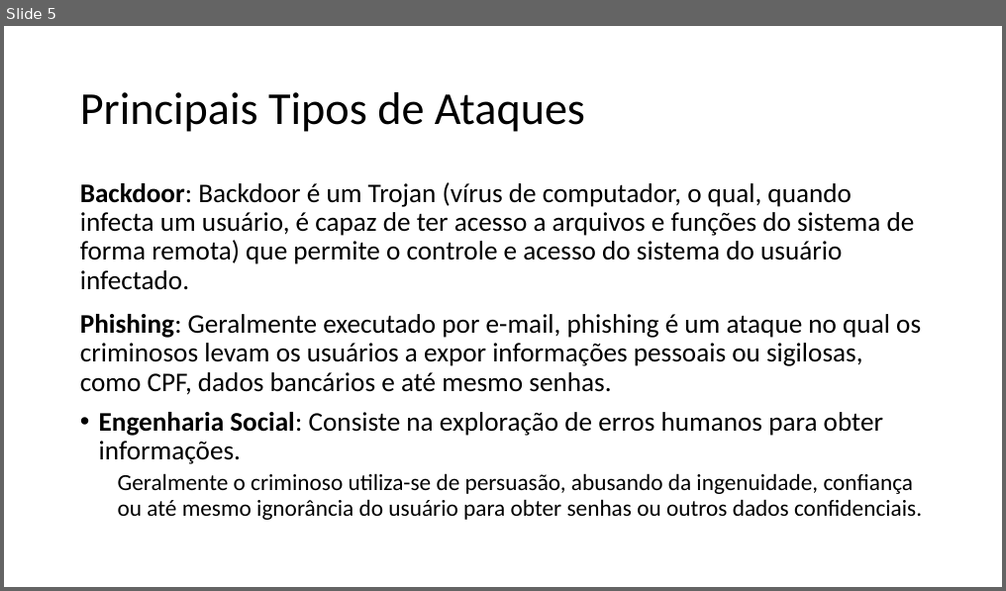
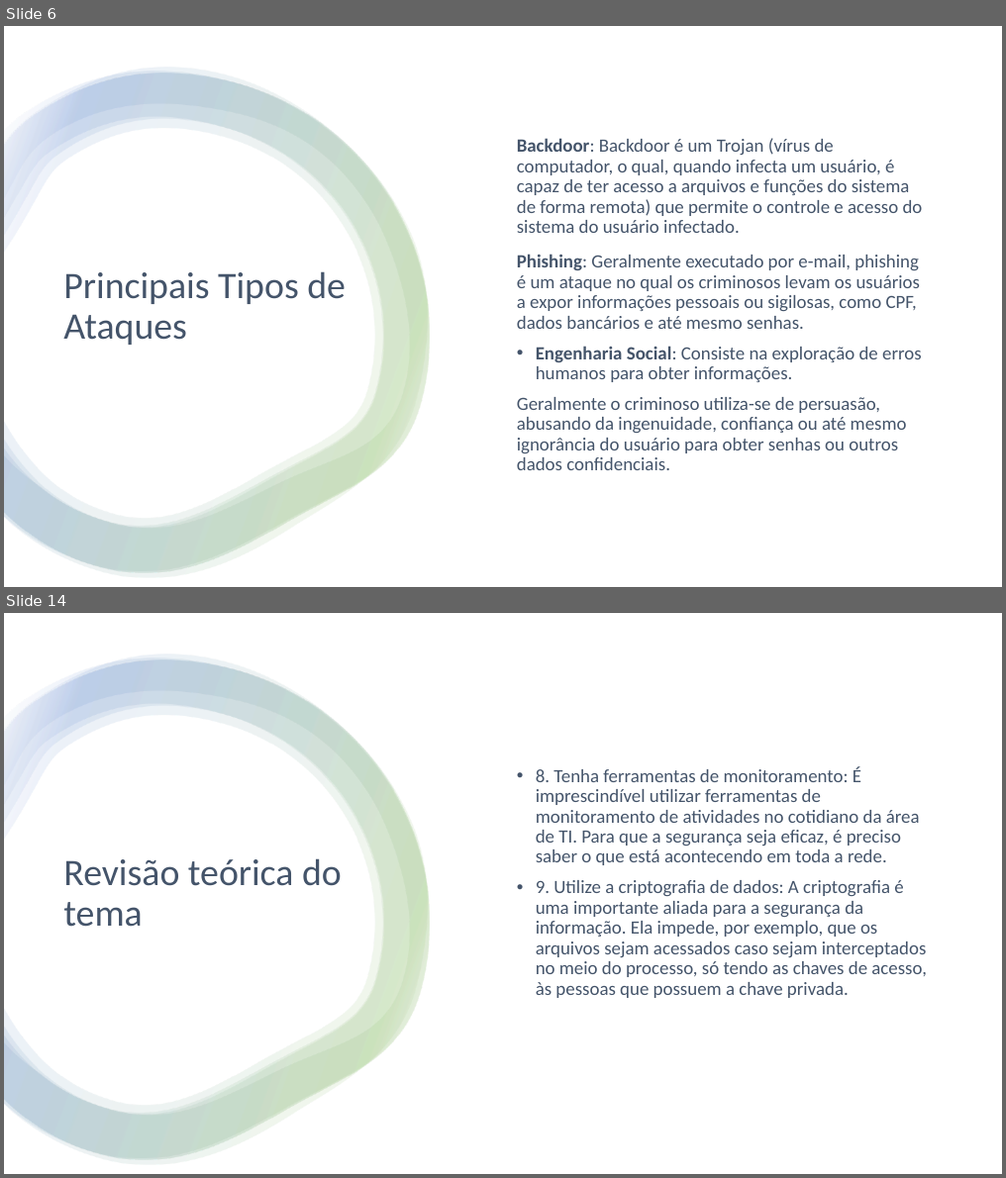
Before and after one commit to Material-IFSP/MPC-4, a slide deck: Apresentação.pptx. Shown one above the other, each under a label of ours: slide 5 before the commit, slides 6 and 14 after it; the slides between them are not shown. The pictures are 1006x591 and 1006x1178 pixels, drawn with LibreOffice and Linux fonts; fonts in the diff are those of the drawing. Boxes give left, top, right and bottom in pixels: in the first picture for what was removed or moved away, otherwise in the second. Text is boxed around its words. In the diff, an @@ line names an element or a change of style, - is before the commit and + after.

```diff
--- a/Apresentação.pptx
+++ b/Apresentação.pptx
@@ slide 14 added at bbox=[4, 613, 1002, 1174], background #FFFFFF @@
@@ rectangle added at bbox=[4, 613, 1002, 1174], fill #FFFFFF @@
@@ group added at bbox=[4, 655, 430, 1165]: 4 freeform shapes @@
@@ text added at bbox=[536, 766, 927, 998], 18 pt, text #44546A @@
+• 8. Tenha ferramentas de monitoramento: É imprescindível utilizar ferramentas de monitoramento de atividades no cotidiano da área de TI. Para que a segurança seja eficaz, é preciso saber o que está acontecendo em toda a rede.
+• 9. Utilize a criptografia de dados: A criptografia é uma importante aliada para a segurança da informação. Ela impede, por exemplo, que os arquivos sejam acessados caso sejam interceptados no meio do processo, só tendo as chaves de acesso, às pessoas que possuem a chave privada.
@@ title added at bbox=[63, 859, 342, 927], 36 pt, text #44546A @@
+Revisão teórica do tema
@@ what was slide 5 is now slide 6 @@
@@ slide 6 changed as well @@
@@ rectangle added at bbox=[4, 26, 1002, 587], fill #FFFFFF @@
@@ group added at bbox=[4, 68, 430, 578]: 4 freeform shapes @@
@@ text "Backdoor: Backdoor é um Trojan ...": place and size @@
-text "Backdoor: Backdoor é um Trojan ..." at bbox=[80, 182, 922, 520]
+text "Backdoor: Backdoor é um Trojan ..." at bbox=[517, 138, 923, 471]
@@ text "Backdoor: Backdoor é um Trojan ..." at bbox=[517, 138, 923, 471]: size 25.9 to 18 pt in "Backdoor: Backdoor é um Trojan (vírus de ..."; text colour #000000 to #44546A; size 22.2 to 18 pt in "Geralmente o criminoso utiliza-se de persuasão, abusando ..."; list level 2 to 1 in "Geralmente o criminoso utiliza-se de ..."; vertical alignment top to middle @@
@@ title "Principais Tipos de Ataques": place and size @@
-title "Principais Tipos de Ataques" at bbox=[80, 92, 585, 132]
+title "Principais Tipos de Ataques" at bbox=[63, 272, 346, 345]
@@ title "Principais Tipos de Ataques" at bbox=[63, 272, 346, 345]: size 44 to 36 pt, text colour #000000 to #44546A @@
```
Also in this commit, not shown: 5 other slides changed, 15 other slides added, 6 slides removed.
